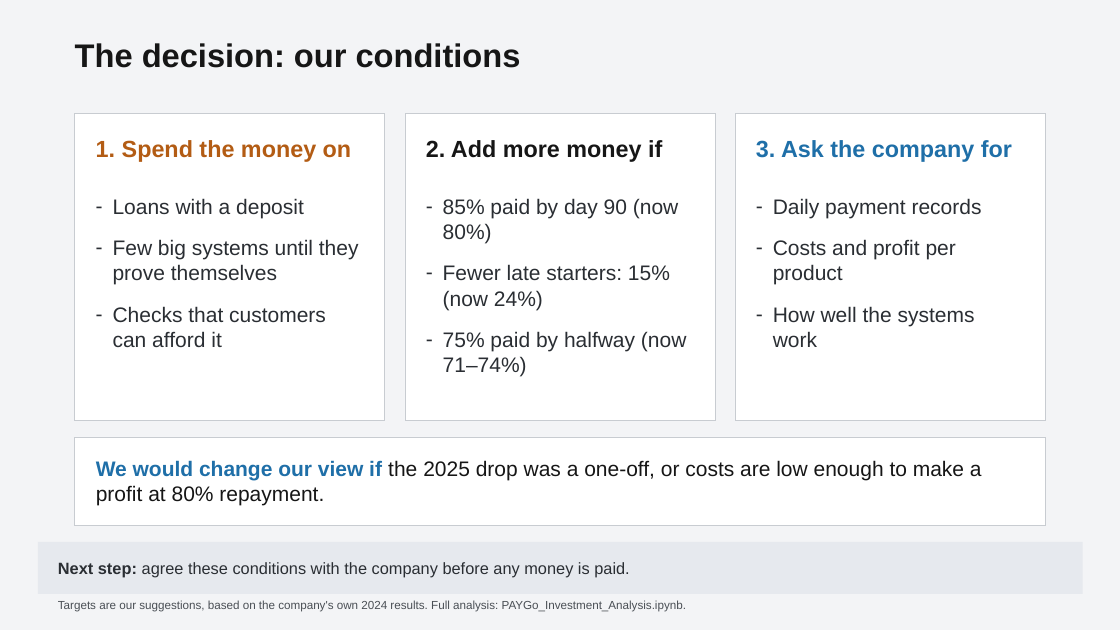
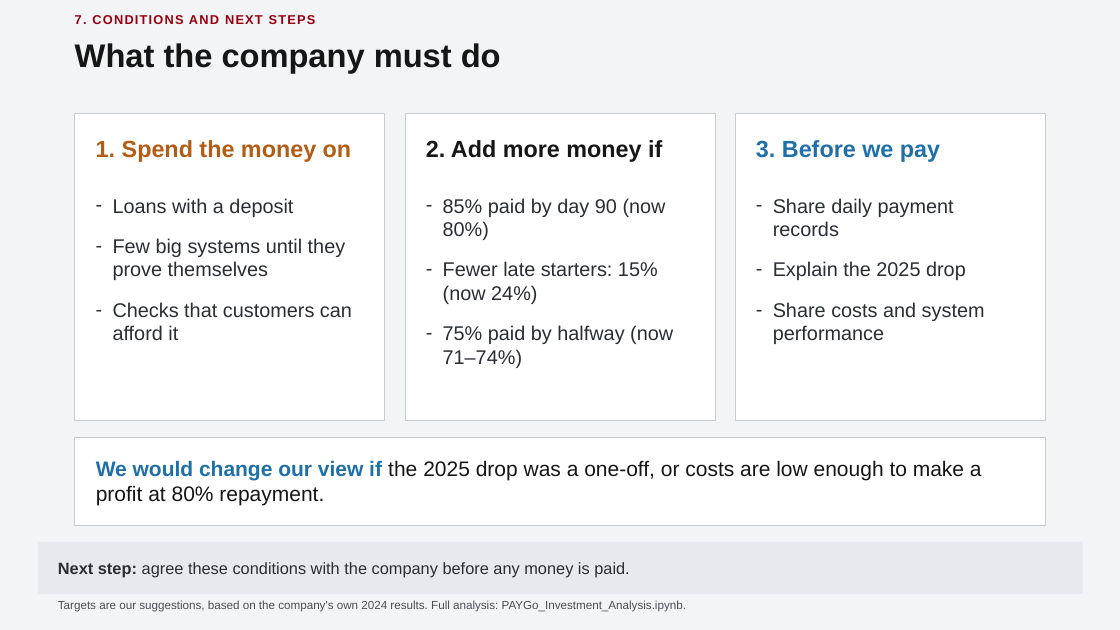
Before and after one commit to chilalaabubakar/EDA, a slide deck: slide 12 of case_study_5_paygo/Case_5_-_Decision_Briefing.pptx. Drawn at 1120x630 pixels with LibreOffice and Linux fonts; fonts in the diff are those of the drawing. Boxes give left, top, right and bottom in pixels: in the first picture for what was removed or moved away, otherwise in the second. Text is boxed around its words. In the diff, an @@ line names an element or a change of style, - is before the commit and + after.

```diff
--- a/case_study_5_paygo/Case_5_-_Decision_Briefing.pptx
+++ b/case_study_5_paygo/Case_5_-_Decision_Briefing.pptx
@@ text added at (75,15,316,24), 11 pt, text #990011, bold @@
+7. CONDITIONS AND NEXT STEPS
@@ text at (75,43,501,73): text changed @@
-The decision: our conditions
+What the company must do
@@ text at (756,140,940,162): text changed @@
-3. Ask the company for
+3. Before we pay
@@ text "Loans with a deposit" at (113,198,352,340): size 18 to 17 pt @@
@@ text "85% paid by day 90 ..." at (443,198,673,368): size 18 to 17 pt @@
@@ text at (773,198,985,344): text changed; size 18 to 17 pt @@
-– Daily payment records
-– Costs and profit per product
-– How well the systems work
+– Share daily payment records
+– Explain the 2025 drop
+– Share costs and system performance
```
Also in this commit, not shown: 9 other slides changed, 1 slide added, 1 slide removed, 5 other files.
